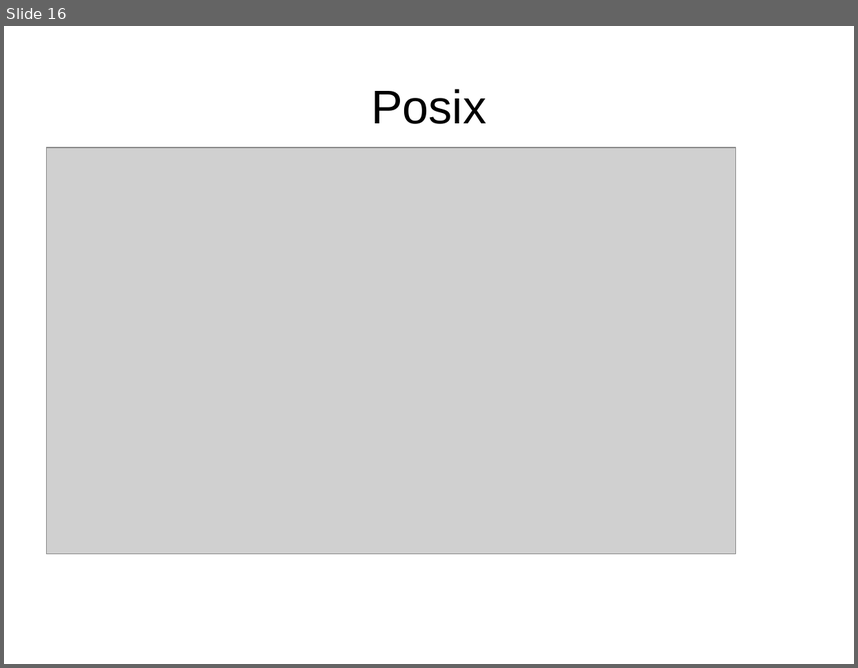
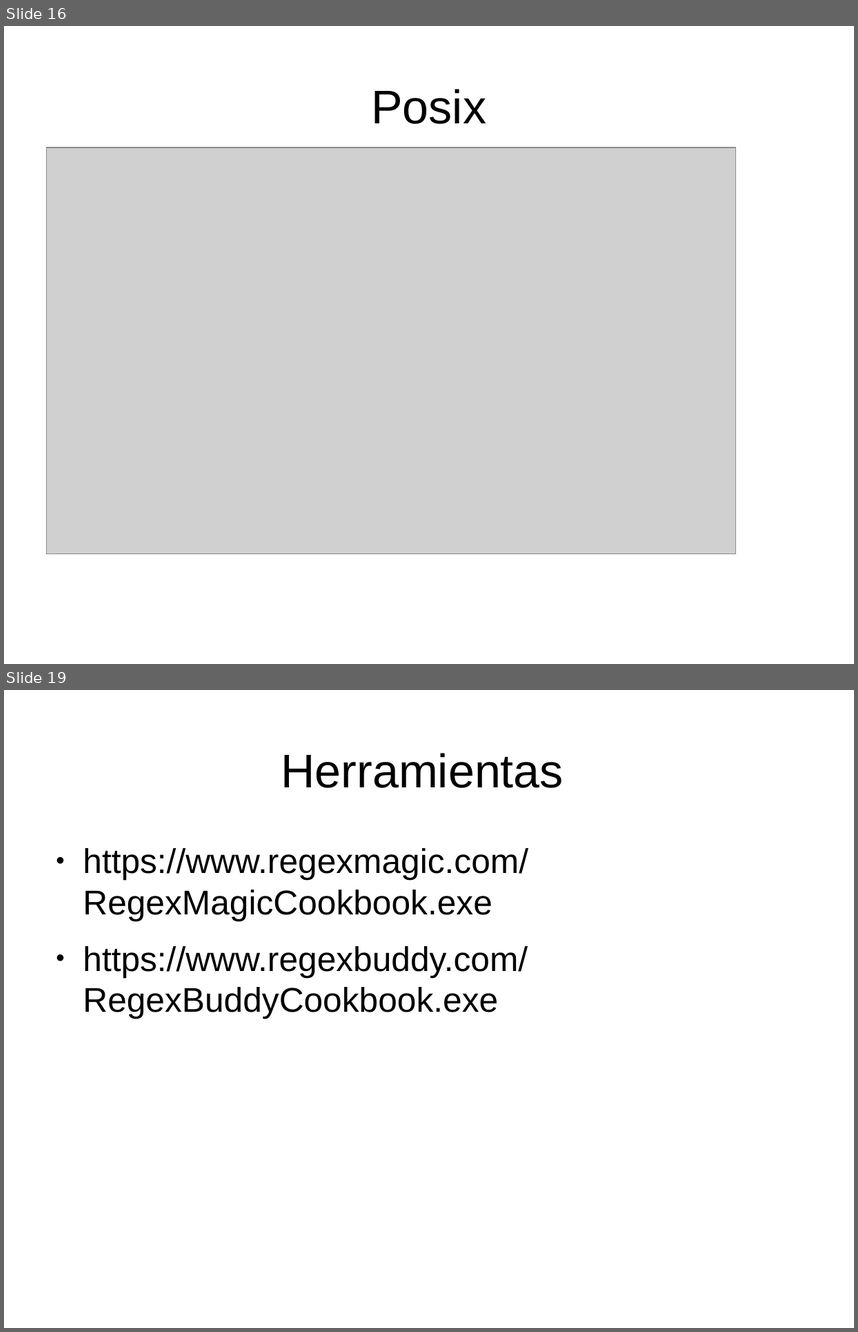
Before and after one commit to renatolrr/regex, a slide deck: Introducción regex.odp. Shown one above the other, each under a label of ours: slide 16 before the commit, slides 16 and 19 after it; the slides between them are not shown. The pictures are 858x668 and 858x1332 pixels, drawn with LibreOffice and Linux fonts; fonts in the diff are those of the drawing; grey boxes stand for pictures. Boxes give left, top, right and bottom in pixels: in the first picture for what was removed or moved away, otherwise in the second. Text is boxed around its words. In the diff, an @@ line names an element or a change of style, - is before the commit and + after.

```diff
--- a/Introducción regex.odp
+++ b/Introducción regex.odp
@@ slide 19 added at [4,690,854,1328], background #FFFFFF @@
@@ title added at [281,753,564,788], 44 pt, text #000000 @@
+Herramientas
@@ text added at [83,848,528,1018], 32 pt, text #000000 @@
+● https://www.regexmagic.com/RegexMagicCookbook.exe
+● https://www.regexbuddy.com/RegexBuddyCookbook.exe
```
Also in this commit, not shown: 1 slide changed, 2 other slides added, 1 slide removed, 1 other file.
